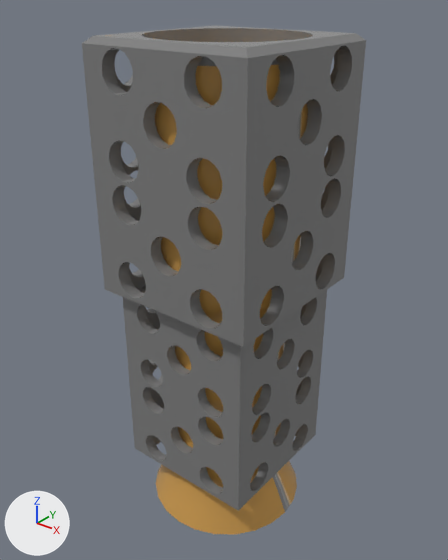
The Blender file HS-306/Antennas/Concept2/AntennaConcept2.blend: old version first, new version second.
One viewpoint serves both versions: a camera (50 mm lens) standing at (0.295, -0.372, 0.464) and looking at (-0.005, 0.003, 0.231). The axes (+X, +Y, +Z) are drawn at lower left. The lights are the same throughout.

In view in the first picture: 'ATS-Artist Antenna', 'Holes.003', 'TopBottomPlate', 'TopInside', 'TopOutside', 'TopOutside.001'.
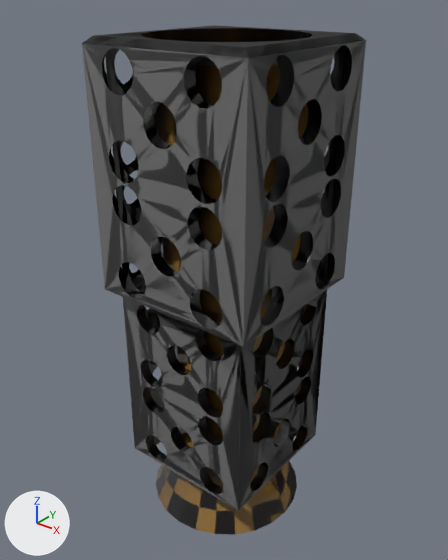
What differs and where, as boxes [x1, y1, x2, y2] in the pictures (448 x 560 px; the box of a moved part takes in the faces that stretch with it):
'TopOutside', surface changed (grey to black): [82, 33, 366, 347] in both
'TopOutside.001', surface changed (grey to black): [123, 280, 328, 511] in both
'ATS-Artist Antenna', surface changed: [155, 64, 308, 534] in both
'Holes.003', hidden: before [102, 46, 352, 329]
'TopInside', surface changed: [105, 40, 345, 329] in both
'TopBottomPlate', surface changed: [93, 25, 353, 66] in both
'TopOutside.002', added: after [120, 273, 333, 326]
part 2 of me_cube_018, moved or reshaped: before [82, 36, 323, 347]; after [82, 36, 352, 347]
part 3 of me_cube_018, surface changed (grey to black): [105, 33, 366, 347] in both
part 4 of me_cube_026, surface changed (grey to black): before [123, 284, 327, 511]; after [123, 280, 328, 511]

Edits to the bpy script that builds the scene:
```text
Add img_artistconcept2_nrm_png:
    img_artistconcept2_nrm_png = load_image('ArtistConcept2_NRM.png', 'ArtistConcept2_NRM.png', 256, 256, 'sRGB')
Add ng_dxtnormal:
    ng_dxtnormal = bpy.data.node_groups.new('dxtNormal', 'ShaderNodeTree')
    # nodes: CombineColor, CombineXYZ, Math, SeparateColor, VectorMath
Change mat_material:
    where n3 = _N.new('ShaderNodeGroup'); n3.name = 'StandardShader'
    remove n3.inputs[5].default_value = (0.5, 0.5, 1.0, 1.0)  # 'NormalColor', blue #bcbcff
    add n7 = _N.new('ShaderNodeGroup'); n7.name = 'dxtNormal'
    add n7.node_tree = ng_dxtnormal
    add n8 = _N.new('ShaderNodeTexImage'); n8.name = '_BumpMap'
    add n8.image = img_artistconcept2_nrm_png
    add n6 = _N.new('ShaderNodeValue'); n6.name = '_Shininess'
    add n6.outputs[0].default_value = 0.2  # 'Value'
    remove n6 = _N.new('ShaderNodeValue'); n6.name = '_Shininess'
    remove n6.outputs[0].default_value = 0.2  # 'Value'
    where n0 = _N.new('ShaderNodeUVMap'); n0.name = 'UV Map'
    add _L.new(n8.outputs[0], n7.inputs[0])  # 'Color' to 'RGB'
    add _L.new(n8.outputs[1], n7.inputs[1])  # 'Alpha' to 'Alpha'
    add _L.new(n0.outputs[0], n8.inputs[0])  # 'UV' to 'Vector'
    add _L.new(n7.outputs[0], n3.inputs[5])  # 'Color' to 'NormalColor'
Change me_cylinder_046:
    where me_cylinder_046.from_pydata(...)  # 146 vertices, 288 faces; spans x -0.071..0.071, y -0.071..0.071, z 0.012..0.414
    used by ob_ats_artist_antenna; parent = ob_atsartistconcept2; location = (0.0, 0.0, 0.0); rotation_euler = (-1.571, 0.0, 0.0), in degrees (-90, 0, 0)
    me_cylinder_046 part 1: texture (UV) coordinates of 288 of 288 faces, centred in x -0.066..0.066, y -0.067..0.067, z 0.012..0.414, changed; they spanned u 0.02..0.42, v 0.37..0.99 and now span u 0.0..0.4, v 0.29..0.99
Change me_cube_018:
    used by ob_topoutside; parent = ob_atsartistconcept2; location = (0.0, -0.418, 0.0); rotation_euler = (-1.571, 7.854, 0.0), in degrees (-90, 90, 0)
    remove me_cube_018.from_pydata(...)  # 760 vertices, 644 faces; spans x -0.072..0.072, y -0.072..0.072, z 0.644..0.846
    add me_cube_018.from_pydata(...)  # 736 vertices, 640 faces; spans x -0.072..0.072, y -0.072..0.072, z 0.649..0.846
    me_cube_018 part 2
    24 vertices are removed from x -0.072..0.072, y -0.072..0.072, z 0.644..0.846
    110 faces are deleted
    106 new faces join them
    me_cube_018 part 3: 534 kept faces spanning x -0.072..0.072, y -0.072..0.072, z 0.649..0.846 get new texture (UV) coordinates
Change me_cube_026:
    where me_cube_026.from_pydata(...)  # 2924 vertices, 1884 faces; spans x -0.072..0.072, y -0.072..0.072, z -0.101..0.097
    used by ob_topoutside_001; parent = ob_atsartistconcept2; location = (0.0, 0.142, 0.0); rotation_euler = (-1.571, 7.854, 0.0), in degrees (-90, 90, 0); scale = (0.862, 0.862, 0.862)
    me_cube_026 part 4: texture (UV) coordinates of 1884 of 1884 faces, centred in x -0.072..0.072, y -0.072..0.072, z -0.099..0.096, changed; they spanned u 0.59..0.98, v 0.21..0.99 and now span u 0.21..0.99, v 0.01..1.0
Add me_cube_006:
    me_cube_006.from_pydata(...)  # 8 vertices, 4 faces; spans x -0.0724..0.0724, y -0.0724..0.0724, z 0.6436..0.6487
    me_cube_006.polygons.foreach_set('use_smooth', [True] * 4)
    me_cube_006.materials.append(mat_material)
Change ob_holes_003:
    add ob_holes_003.hide_set(True)
Add ob_topoutside_002:
    ob_topoutside_002 = bpy.data.objects.new('TopOutside.002', me_cube_006)
    ob_topoutside_002.parent = ob_atsartistconcept2
    ob_topoutside_002.location = (0.0, -0.418, 0.0)
    ob_topoutside_002.rotation_euler = (-1.571, 7.854, 0.0)  # degrees (-90, 90, 0)
```
